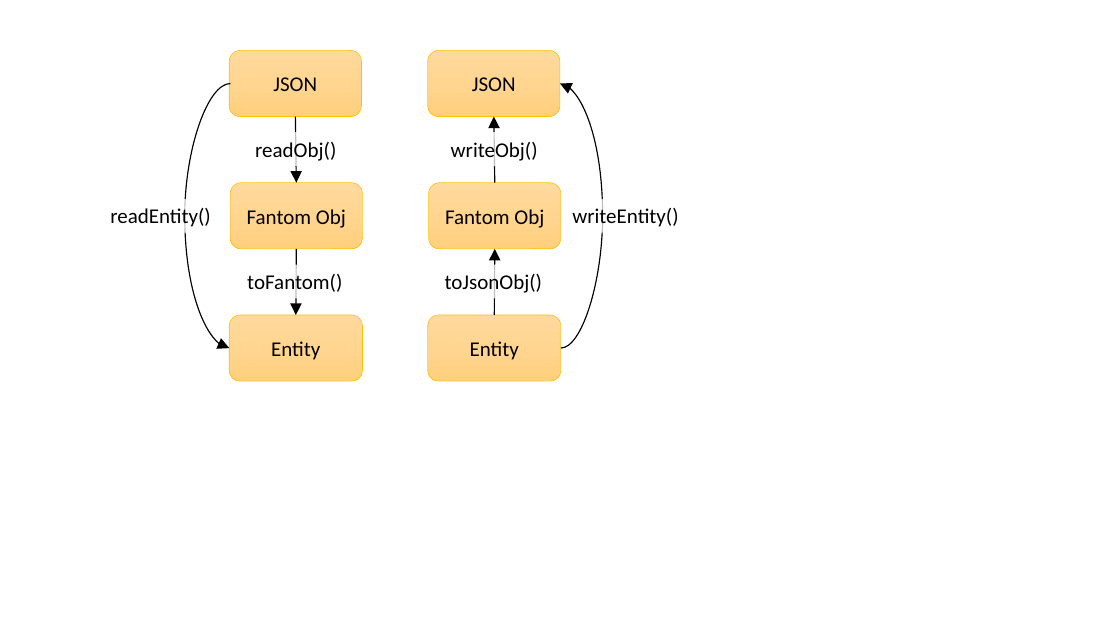
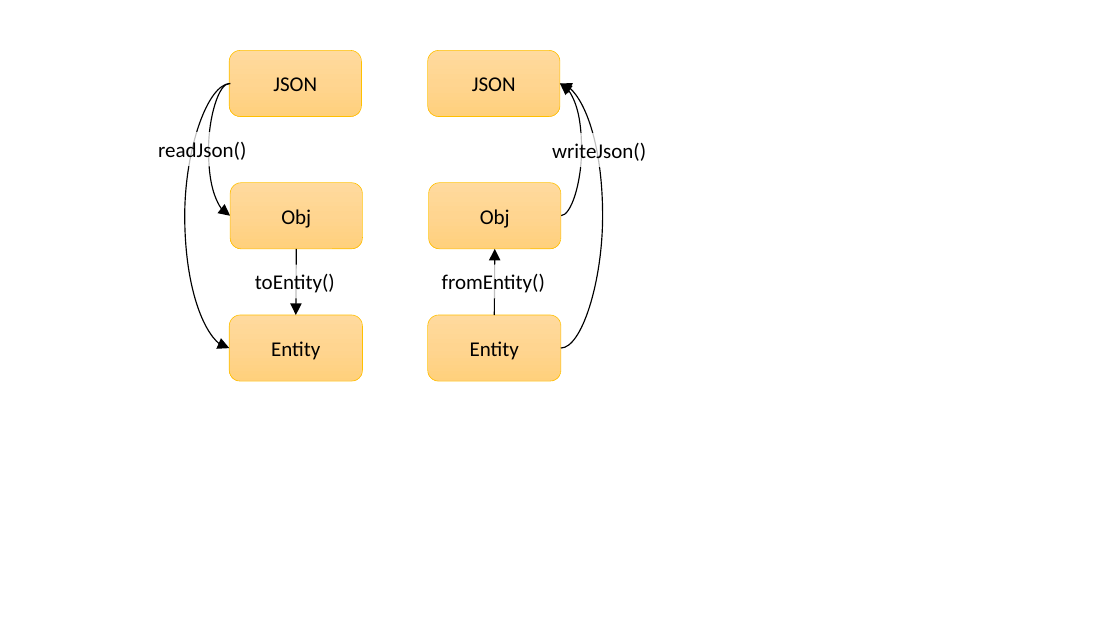
Before and after one commit to Fantom-Factory/afJson, a slide deck: slide 1 of dev/jsonMethods.pptx. Drawn at 1120x630 pixels with LibreOffice and Linux fonts; fonts in the diff are those of the drawing. Boxes give left, top, right and bottom in pixels: in the first picture for what was removed or moved away, otherwise in the second. Text is boxed around its words. In the diff, an @@ line names an element or a change of style, - is before the commit and + after.

```diff
--- a/dev/jsonMethods.pptx
+++ b/dev/jsonMethods.pptx
@@ curved arrow added from (229, 83) to (230, 216), #000000 1 pt @@
@@ curved arrow added from (561, 216) to (560, 83), #000000 1 pt @@
@@ arrow removed from (296, 117) to (297, 183) @@
@@ arrow removed from (495, 183) to (494, 117) @@
@@ text at (x1=158, y1=139, x2=246, y2=163): text changed @@
-readObj()
+readJson()
@@ text at (x1=552, y1=140, x2=646, y2=164): text changed @@
-writeObj()
+writeJson()
@@ text removed at (x1=110, y1=206, x2=211, y2=230) @@
-readEntity()
@@ text in rounded rectangle at (x1=281, y1=209, x2=311, y2=228): text changed @@
-Fantom Obj
+Obj
@@ text in rounded rectangle at (x1=480, y1=209, x2=510, y2=228): text changed @@
-Fantom Obj
+Obj
@@ text removed at (x1=572, y1=206, x2=678, y2=230) @@
-writeEntity()
@@ text at (x1=255, y1=272, x2=335, y2=296): text changed @@
-toFantom()
+toEntity()
@@ text at (x1=442, y1=272, x2=545, y2=296): text changed @@
-toJsonObj()
+fromEntity()
```
Also in this commit, not shown: 20 other files.
